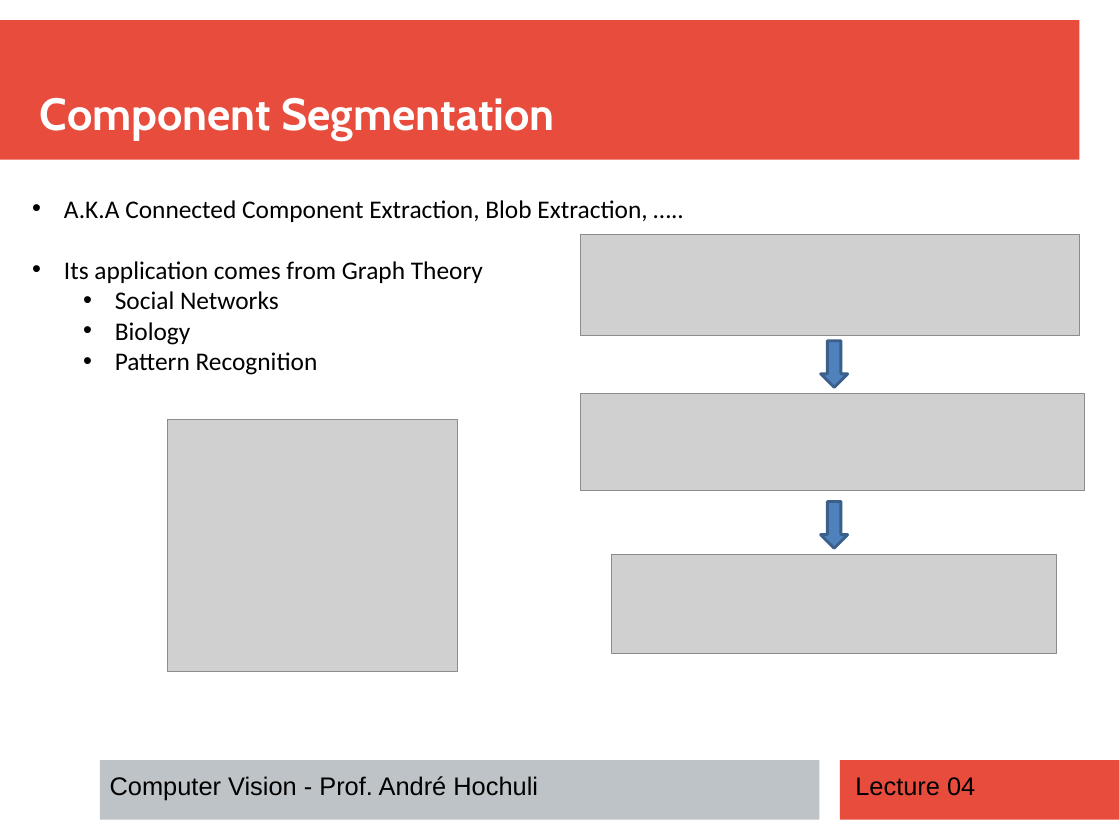
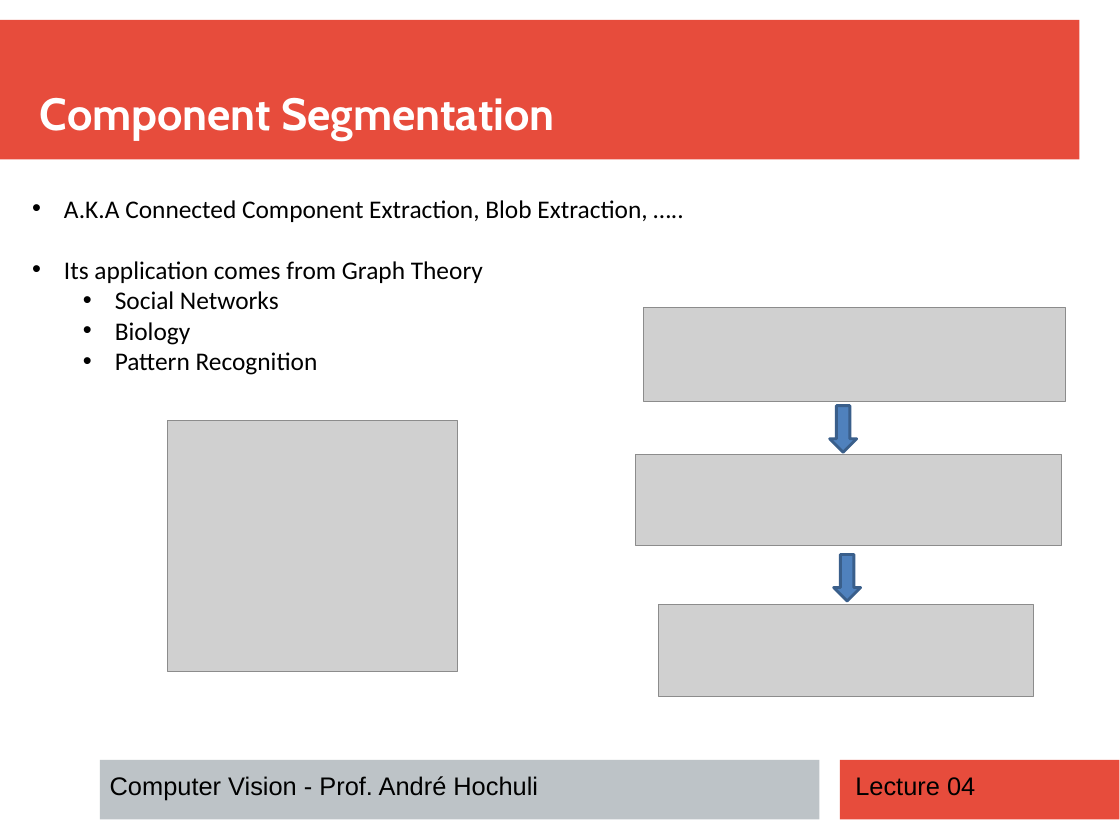
Before and after one commit to andrehochuli/teaching, a slide deck: slide 3 of ComputerVision/Lecture 04 - Finding Components/Lecture 04 - Component Segmentation.pptx. Drawn at 1120x840 pixels with LibreOffice and Linux fonts; fonts in the diff are those of the drawing; grey boxes stand for pictures. Boxes give left, top, right and bottom in pixels: in the first picture for what was removed or moved away, otherwise in the second. Text is boxed around its words. In the diff, an @@ line names an element or a change of style, - is before the commit and + after.

```diff
--- a/ComputerVision/Lecture 04 - Finding Components/Lecture 04 - Component Segmentation.pptx
+++ b/ComputerVision/Lecture 04 - Finding Components/Lecture 04 - Component Segmentation.pptx
@@ picture: place and size @@
-picture at bbox=[580, 235, 1080, 336]
+picture at bbox=[644, 308, 1066, 402]
@@ down arrow: place and size @@
-down arrow at bbox=[821, 340, 849, 387]
+down arrow at bbox=[830, 406, 858, 452]
@@ picture: place and size @@
-picture at bbox=[580, 393, 1085, 491]
+picture at bbox=[636, 455, 1062, 546]
@@ down arrow: place and size @@
-down arrow at bbox=[821, 502, 849, 549]
+down arrow at bbox=[834, 555, 862, 602]
@@ picture: place and size @@
-picture at bbox=[612, 555, 1056, 654]
+picture at bbox=[660, 605, 1035, 696]
```
Also in this commit, not shown: 13 other slides changed, 2 other files.
